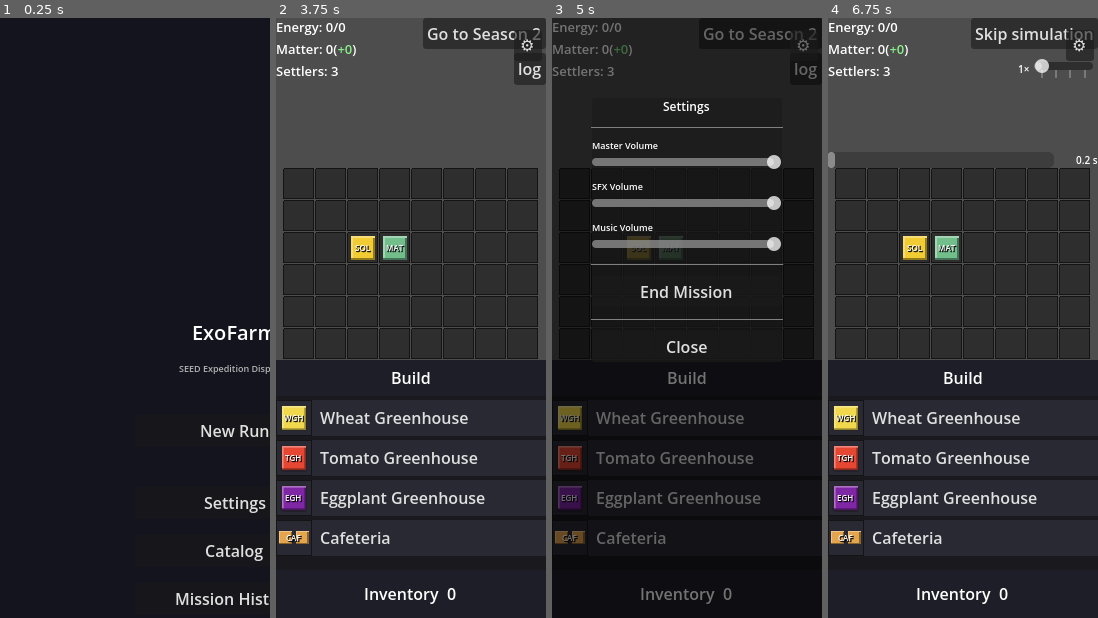
Above: before the commit, frames 1-4 (left to right).
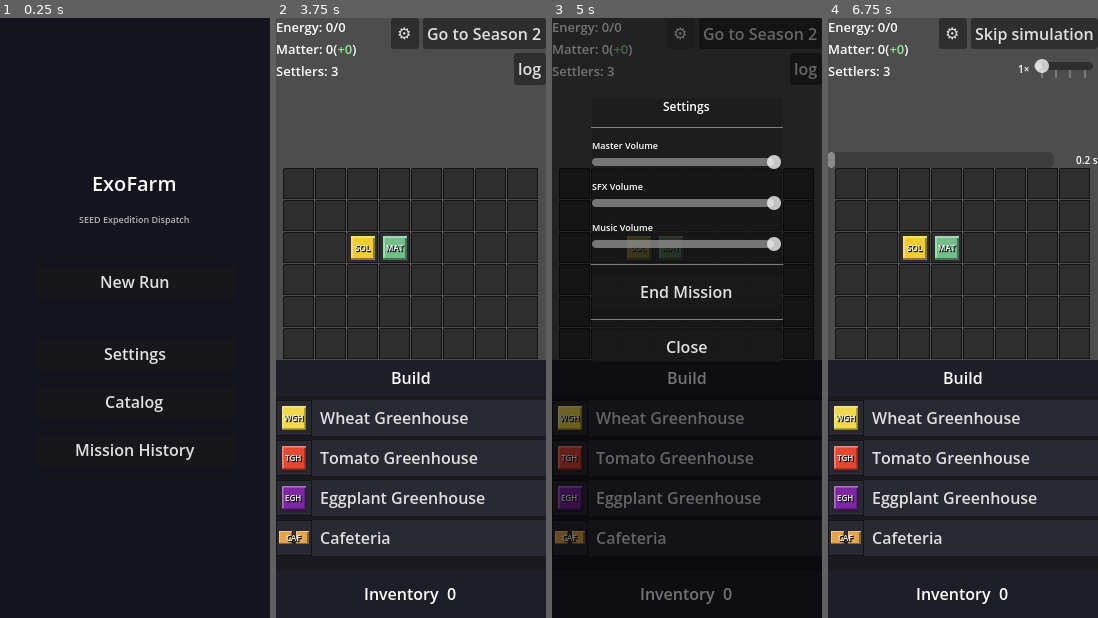
Above: after the commit, the same moments.

Repository: Kirkules/exofarm-vibe
Game: Godot game, scene res://scenes/hub/home_screen.tscn
The game is run twice, just before and just after one commit, with the same random seed, the same clock (stepped at 60 frames per second) and the same inputs.
Inputs:
- Up to frame 1 (0.25 s): no input
- Up to frame 2 (3.75 s): click "Catalog" at 0.5 s; click "Back" at 1.25 s; click "New Run" at 2 s; click "New Run" at 2.75 s; click "Begin Mission" at 3.5 s
- Up to frame 3 (5 s): click "⚙" at 4.25 s
- Up to frame 4 (6.75 s): click "Go to Season 2" at 5 s; click "Go to Season 2" at 5.75 s; click "OK" at 6.5 s

The runs differ from the first frame. In frame 1, 3.2% of the frame differs, in the area x 28-100%, y 26-98%; in frame 2, 0.7%; in frame 3, 0.1%; in frame 4, 0.8%.

Commit message:
Move settings gear button from Game into HudUI
Gear button creation, positioning, and SettingsScreen launch logic now live
in HudUI. HudUI emits end_mission_requested; Game connects it to _end_run().
Also fixes hub screen centering (CenterContainer) and adds Godot UID files.

Co-Authored-By: Claude Sonnet 4.6 <noreply@anthropic.com>

Diff:
--- a/scenes/game/game.gd
+++ b/scenes/game/game.gd
@@ -87,6 +87,8 @@
 	kitchen_manager.set_recipes(_recipe_definitions())
 	_dismissable_panels = [kitchen_manager, settler_manager]
 	hud_ui.next_season_pressed.connect(_on_next_season_pressed)
+	hud_ui.end_mission_requested.connect(func() -> void:
+		_end_run(MissionReport.EndReason.ENDED_EARLY))
 	hud_ui.settler_panel_layout_changed.connect(
 		func() -> void: settler_manager.call_deferred("reposition_grids"))
 
@@ -98,14 +100,6 @@
 	_build_menu.building_requested.connect(_on_building_requested)
 	_ui_layer.add_child(_build_menu)
 	_build_menu.set_definitions(_buildable_definitions())
-
-	# Gear button — opens Settings popup (with End Mission option).
-	var gear_btn: Button = Button.new()
-	gear_btn.text               = "⚙"
-	gear_btn.custom_minimum_size = Vector2(28.0, 28.0)
-	gear_btn.position            = Vector2(270.0 - 32.0, 12.0)
-	gear_btn.pressed.connect(_on_gear_pressed)
-	_ui_layer.add_child(gear_btn)
 
 	# Ensure inventory_ui renders above all programmatically-added UILayer children.
 	_ui_layer.move_child(inventory_ui, _ui_layer.get_child_count() - 1)
@@ -575,14 +569,6 @@
 # Run end
 # ---------------------------------------------------------------------------
 
-func _on_gear_pressed() -> void:
-	var settings: SettingsScreen = SettingsScreen.new()
-	settings.in_run = true
-	settings.end_mission_requested.connect(func() -> void:
-		_end_run(MissionReport.EndReason.ENDED_EARLY))
-	_ui_layer.add_child(settings)
-
-
 func _end_run(reason: MissionReport.EndReason) -> void:
 	GameState.run_in_progress = false
 	var report: MissionReport = _build_mission_report(reason)
--- a/scenes/game/ui/hud_ui.gd
+++ b/scenes/game/ui/hud_ui.gd
@@ -19,6 +19,8 @@
 signal settler_label_tapped
 ## Emitted after a morale expansion row is toggled so SettlerManager can reposition grids.
 signal settler_panel_layout_changed
+## Emitted when the player confirms End Mission from the Settings popup.
+signal end_mission_requested
 
 var _energy_label:  Label
 var _matter_label:  RichTextLabel
@@ -48,6 +50,7 @@
 var _settler_tooltip:  PanelContainer
 var _tooltip_name_box: VBoxContainer
 
+var _gear_btn:                   Button
 var _log_btn:                    Button
 var _log_panel:                  Panel
 var _log_scroll:                 ScrollContainer
@@ -99,27 +102,52 @@
 	_matter_label.add_theme_font_size_override("normal_font_size", INFO_FONT_SIZE)
 	_matter_label.mouse_filter = Control.MOUSE_FILTER_STOP
 	_matter_label.gui_input.connect(_on_matter_label_input)
-	info_vbox.add_child(_matter_label)
+
 
 	_settler_label = _make_info_label()
 	_settler_label.mouse_filter = Control.MOUSE_FILTER_STOP
 	_settler_label.gui_input.connect(_on_settler_label_input)
-	info_vbox.add_child(_settler_label)
+
 
 	var right_vbox: VBoxContainer = VBoxContainer.new()
 	right_vbox.size_flags_vertical = Control.SIZE_SHRINK_BEGIN
-	outer_hbox.add_child(right_vbox)
+
 
 	_next_btn = Button.new()
 	_next_btn.pressed.connect(_on_next_season_button_pressed)
-	right_vbox.add_child(_next_btn)
+
+
+	var right_top_hbox: HBoxContainer = HBoxContainer.new()
+	right_top_hbox.size_flags_horizontal = Control.SIZE_FILL
+
+
+	_gear_btn = Button.new()
+	_gear_btn.text = "⚙"
+	_gear_btn.custom_minimum_size = Vector2(28.0, 28.0)
+	_gear_btn.size_flags_horizontal = Control.SIZE_SHRINK_END
+	_gear_btn.pressed.connect(_on_gear_pressed)
+
 
 	_log_btn = Button.new()
 	_log_btn.text = "log"
 	_log_btn.custom_minimum_size = Vector2(32.0, 32.0)
 	_log_btn.size_flags_horizontal = Control.SIZE_SHRINK_END
 	_log_btn.pressed.connect(_on_log_btn_pressed)
+
+	# Organization of UI Elements:
+	info_vbox.add_child(_matter_label)
+	info_vbox.add_child(_settler_label)
+	outer_hbox.add_child(right_vbox)
+
+	right_vbox.add_child(right_top_hbox)
+
+	right_top_hbox.add_child(_gear_btn)
+	right_top_hbox.add_child(_next_btn)
 	right_vbox.add_child(_log_btn)
+
+
+
+
 
 	# Tooltips — drop below the HUD bar; z_index=100 renders above inventory.
 	_energy_tooltip = _make_tooltip_panel()
@@ -590,3 +618,9 @@
 
 func _on_next_season_button_pressed() -> void:
 	next_season_pressed.emit()
+
+func _on_gear_pressed() -> void:
+	var settings: SettingsScreen = SettingsScreen.new()
+	settings.in_run = true
+	settings.end_mission_requested.connect(func() -> void: end_mission_requested.emit())
+	get_parent().add_child(settings)
--- a/scenes/hub/catalog_screen.gd
+++ b/scenes/hub/catalog_screen.gd
@@ -12,11 +12,14 @@
 	bg.set_anchors_and_offsets_preset(Control.PRESET_FULL_RECT)
 	add_child(bg)
 
+	var center: CenterContainer = CenterContainer.new()
+	center.set_anchors_and_offsets_preset(Control.PRESET_FULL_RECT)
+	add_child(center)
+
 	var vbox: VBoxContainer = VBoxContainer.new()
 	vbox.add_theme_constant_override("separation", 16)
-	vbox.set_anchors_and_offsets_preset(Control.PRESET_CENTER)
-	vbox.size = Vector2(200.0, 0.0)
-	add_child(vbox)
+	vbox.custom_minimum_size = Vector2(200.0, 0.0)
+	center.add_child(vbox)
 
 	var title: Label = Label.new()
 	title.text                 = "Design Catalog"
--- a/scenes/hub/home_screen.gd
+++ b/scenes/hub/home_screen.gd
@@ -15,11 +15,14 @@
 	bg.set_anchors_and_offsets_preset(Control.PRESET_FULL_RECT)
 	add_child(bg)
 
+	var center: CenterContainer = CenterContainer.new()
+	center.set_anchors_and_offsets_preset(Control.PRESET_FULL_RECT)
+	add_child(center)
+
 	var vbox: VBoxContainer = VBoxContainer.new()
 	vbox.add_theme_constant_override("separation", 16)
-	vbox.set_anchors_and_offsets_preset(Control.PRESET_CENTER)
-	vbox.size = Vector2(200.0, 0.0)
-	add_child(vbox)
+	vbox.custom_minimum_size = Vector2(200.0, 0.0)
+	center.add_child(vbox)
 
 	var title: Label = Label.new()
 	title.text = "ExoFarm"
--- a/scenes/hub/home_screen.tscn
+++ b/scenes/hub/home_screen.tscn
@@ -1,6 +1,8 @@
-[gd_scene format=3]
+[gd_scene format=3 uid="uid://elfkl1mx678v"]
 
-[ext_resource type="Script" path="res://scenes/hub/home_screen.gd" id="1"]
+[ext_resource type="Script" uid="uid://nqj7y300x17j" path="res://scenes/hub/home_screen.gd" id="1"]
 
-[node name="HomeScreen" type="Control"]
+[node name="HomeScreen" type="Control" unique_id=1324297638]
+layout_mode = 3
+anchors_preset = 0
 script = ExtResource("1")
Not shown, added: scenes/game/ui/mission_report_popup.gd.uid
Not shown, added: scenes/hub/catalog_screen.gd.uid
Not shown, added: scenes/hub/home_screen.gd.uid
Not shown, added: scenes/hub/new_run_interstitial.gd.uid
Not shown, added: scenes/hub/run_history_screen.gd.uid
Not shown, added: scenes/menus/settings_screen.gd.uid
Not shown, added: scripts/resources/mission_report.gd.uid
Not shown, changed: .claude/code_map_classes.md
Not shown, added: .claude/pending_autoload-map.md
Not shown, added: .claude/pending_class-inventory.md
Not shown, added: .claude/pending_dep-graph.md
Not shown, added: .claude/pending_input-map.md
(and 1 more such lines)
